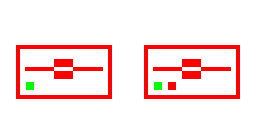
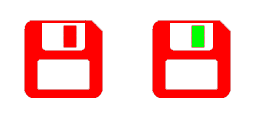
The second (256, 128) image is a revision of the first. Changes to its layers:
added layer "Floppy x2 Full" above "Floppy x2" over [24, 20, 231, 98]
renamed "Background" to "Squared Big", hid it over [16, 41, 240, 99]
